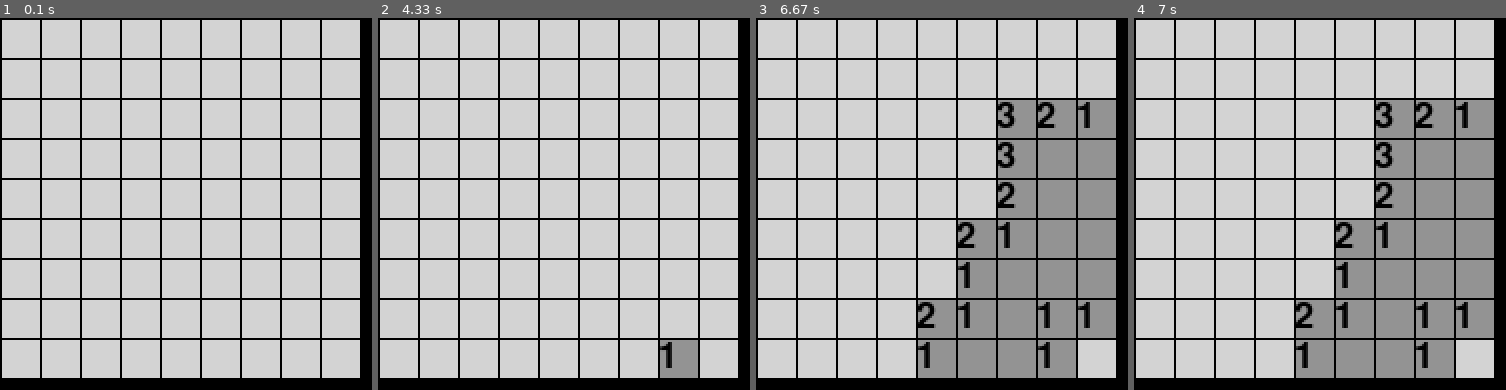
Above: before the commit, frames 1-4 (left to right).
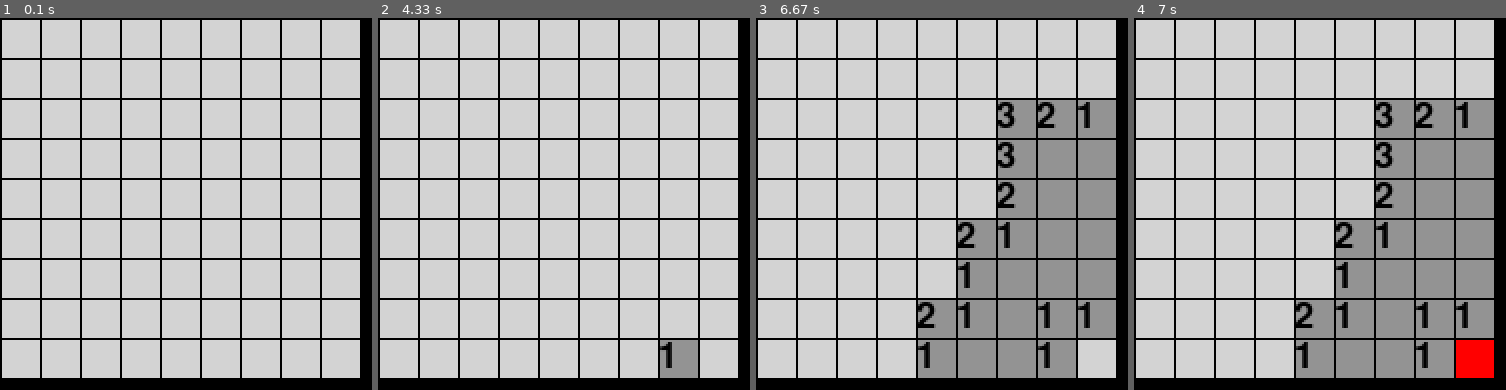
Above: after the commit, the same moments.

Repository: joshimoo/HelloPygame
Game: pygame game, started from minesweeper/game.py
The game is run twice, just before and just after one commit, with the same random seed, the same clock (stepped at 60 frames per second) and the same inputs.
Inputs (mouse positions are in pixels of both pictures, inside the frame that each line leads up to):
- Up to frame 1 (0.1 s): no input
- Up to frame 2 (4.33 s): click (outside the picture) at 0.43 s; move the mouse to (660, 360) at 2.93 s; click (660, 360) at 3.07 s
- Up to frame 3 (6.67 s): click (1020, 304) at 4.6 s; move the mouse to (1113, 337) at 6.57 s
- Up to frame 4 (7 s): click (1491, 337) at 6.7 s

Frames 1-3 are identical in both runs. In frame 4, 1.0% of the frame differs, in the area x 86-97%, y 86-97%.

Commit message:
keep track of visible cells
so that we can easily evaluate when the game is won
instead of having to continuously evaluate the whole board

Diff:
--- a/minesweeper/board.py
+++ b/minesweeper/board.py
@@ -83,8 +83,10 @@
             self.values.append(textSurface)
 
         # accounting
+        self.visibleCount = 0
         self.mineCount = 0
         self.flagCount = 0
+
 
     def get(self, x, y):
         """returns the node at board position x, y
@@ -113,7 +115,10 @@
         return self.get(x, y) & VISIBLE
 
     def setVisible(self, x, y):
-        return self._set(x, y, VISIBLE)
+        if not self.isVisible(x, y) and self._set(x, y, VISIBLE):
+            self.visibleCount += 1
+            return True
+        return False
 
     def hasMine(self, x, y):
         return self.get(x, y) & MINE
@@ -159,7 +164,7 @@
         if not self.isVisible(x, y):
             self.dirty = True
             if self.hasMine(x, y):  # we lose
-                # todo: update board
+                self.setVisible(x, y)
                 return 'mine'
 
             # no mines, so flood fill
